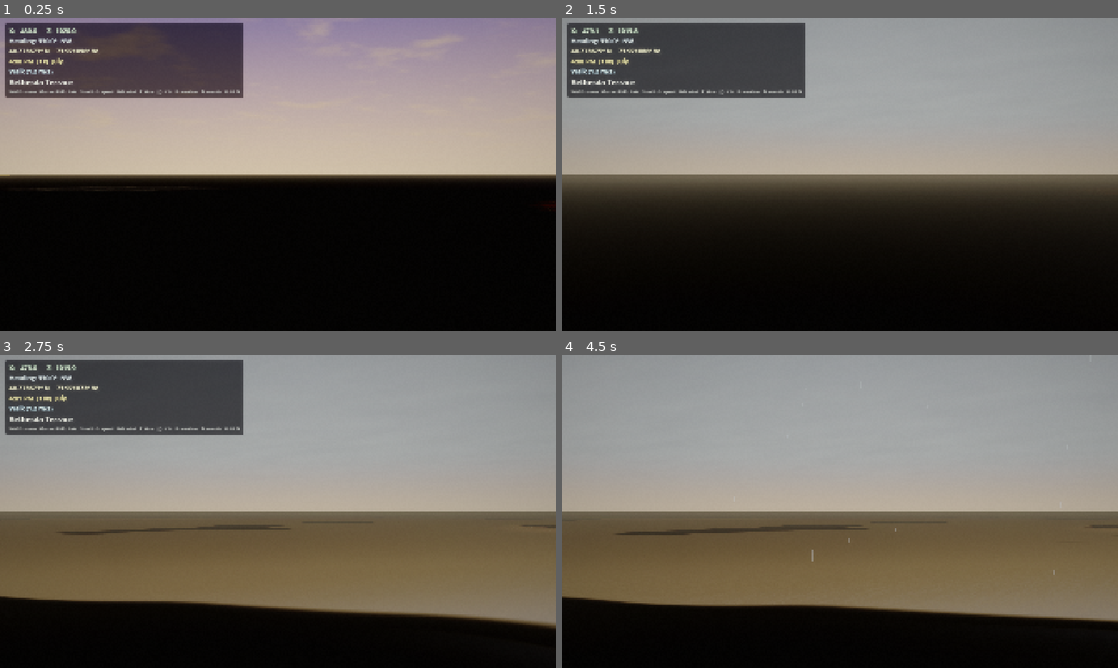
Above: before the commit, frames 1-4 (two rows, left to right).
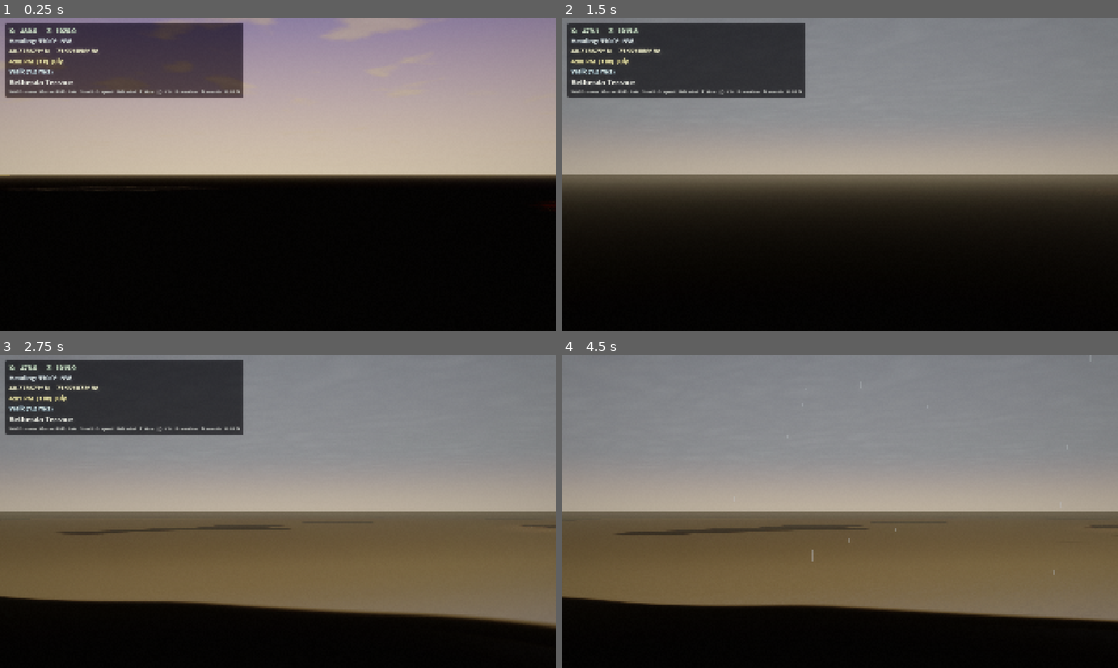
Above: after the commit, the same moments.

Repository: Central-Park-Walk/central-park-walk
Game: Godot game, scene res://main.tscn
Two runs of this game, one before a commit and one after it. Both use one fixed random seed, a clock stepped at 60 frames per second and the inputs below.
Inputs (mouse positions are in pixels of both pictures, inside the frame that each line leads up to):
- Up to frame 1 (0.25 s): no input
- Up to frame 2 (1.5 s): tap Enter at 0.5 s; move the mouse to (962, 158) at 0.52 s; hold D 0.53-1.28 s; tap T at 0.6 s; click (962, 158) at 0.67 s; tap Space at 1.25 s; move the mouse to (728, 190) at 1.27 s; hold S from 1.28 s (still down); tap P at 1.35 s
- Up to frame 3 (2.75 s): move the mouse to (333, 442) at 2.02 s; release S at 2.03 s; hold D from 2.03 s (still down); tap G at 2.1 s
- Up to frame 4 (4.5 s): move the mouse to (812, 574) at 2.77 s; release D at 2.78 s; hold W 2.78-3.53 s; tap H at 2.85 s; click (812, 574) at 2.92 s; move the mouse to (1006, 558) at 3.52 s; hold A from 3.53 s (still down); tap 9 at 3.6 s; move the mouse to (673, 464) at 4.27 s; tap 0 at 4.35 s

The runs differ from the first frame. In frame 1, 0.2% of the frame differs, in the area x 47-75%, y 0-5%; in frame 2, 12%; in frame 3, 12%; in frame 4, 18%, in the area x 0-100%, y 0-36%.

Commit message:
Cloud quality overhaul: billow + ridged noise for defined shapes
Replaced smooth FBM with two new noise types:
- Billow noise: abs(gradient_noise) creates sharp valleys that read
  as defined cumulus cloud edges instead of fuzzy blobs
- Ridged noise: inverted billow with self-modulation, creates towering
  peak structures like real cumulonimbus vertical development

Fair cumulus: billow+ridged mix with sharp threshold — distinct cloud
shapes with blue sky between, strong base/top contrast, silver linings.
Stratus: FBM+billow mix for layered overcast with visible thick/thin
variation, not flat uniform gray.
Cumulonimbus: ridged+billow+FBM for turbulent towering mass with very
dark bases (0.12), high self-shadow contrast, green-yellow tinge.

All types: stronger self-shadow (40-55%), wider contrast range,
sharper cloud/sky boundaries. Large-scale noise dominates (octave
falloff 0.45x not 0.5x) so individual cloud formations read clearly.

Co-Authored-By: Claude Opus 4.6 (1M context) <noreply@anthropic.com>

Diff:
--- a/shaders/cloud_sky.gdshader
+++ b/shaders/cloud_sky.gdshader
@@ -49,6 +49,32 @@
 		a *= 0.5;
 	}
 	return v * 0.5 + 0.5; // remap [-1,1] → [0,1]
+}
+// Billowy cloud noise: abs() of gradient noise creates sharp ridges
+// that look like cumulus cloud edges. More defined than standard FBM.
+float sky_billow(vec2 p, int oct) {
+	float v = 0.0, a = 0.6;
+	mat2 rot = mat2(vec2(0.80, 0.60), vec2(-0.60, 0.80));
+	for (int i = 0; i < oct; i++) {
+		v += a * abs(sky_gnoise(p));  // abs creates sharp valleys = cloud edges
+		p = rot * p * 2.0;
+		a *= 0.45;  // each octave contributes less — large shapes dominate
+	}
+	return v;
+}
+// Ridged noise: inverted billow, creates mountain-like peaks = towering cumulus
+float sky_ridged(vec2 p, int oct) {
+	float v = 0.0, a = 0.5, prev = 1.0;
+	mat2 rot = mat2(vec2(0.80, 0.60), vec2(-0.60, 0.80));
+	for (int i = 0; i < oct; i++) {
+		float n = 1.0 - abs(sky_gnoise(p));
+		n = n * n;  // sharpen ridges
+		v += a * n * prev;  // previous octave modulates — detail only in high areas
+		prev = n;
+		p = rot * p * 2.1;
+		a *= 0.5;
+	}
+	return v;
 }
 
 void sky() {
@@ -211,62 +237,72 @@
 		vec3 cloud_col = vec3(0.5);
 
 		if (cloud_type < 0.5) {
-			// --- FAIR WEATHER CUMULUS: fluffy individual clouds, blue sky between ---
-			float n_base = sky_fbm(cloud_uv * 2.5, 4);
-			float n_detail = sky_fbm(cloud_uv * 8.0 + vec2(3.7, 1.9), 3);
-			float n = n_base - n_detail * 0.30;
-			cloud_mask = smoothstep(1.0 - cloud_coverage - 0.05, 1.0 - cloud_coverage + 0.12, n);
+			// --- FAIR WEATHER CUMULUS: billowy defined clouds with blue gaps ---
+			// Billow noise creates sharp cloud edges like real cumulus
+			float n_shape = sky_billow(cloud_uv * 2.0, 5);
+			// Ridged noise adds towering vertical structure
+			float n_tower = sky_ridged(cloud_uv * 1.5 + vec2(7.3, 0.0), 4);
+			float n = n_shape * 0.65 + n_tower * 0.35;
+			// Sharp threshold — distinct cloud/sky boundary
+			float thresh = 1.0 - cloud_coverage;
+			cloud_mask = smoothstep(thresh - 0.02, thresh + 0.08, n);
 			cloud_mask *= cloud_density;
-			cloud_depth = smoothstep(1.0 - cloud_coverage + 0.05, 1.0 - cloud_coverage + 0.30, n);
-
-			// Bright white tops, soft gray bases
-			vec2 shadow_offset = LIGHT0_DIRECTION.xz * 0.04;
-			float n_shadow = sky_fbm((cloud_uv + shadow_offset) * 2.5, 3);
-			float self_shadow = smoothstep(0.4, 0.7, n_shadow) * 0.30;
-			cloud_col = mix(cloud_color_bottom, cloud_color_top,
-				sun_illum * 0.40 + 0.25 + cloud_depth * 0.30 - self_shadow);
-			// Silver lining on thin edges
+			cloud_depth = smoothstep(thresh + 0.05, thresh + 0.35, n);
+
+			// Bright white tops, defined gray bases
+			vec2 shadow_off = LIGHT0_DIRECTION.xz * 0.05;
+			float n_shadow = sky_billow((cloud_uv + shadow_off) * 2.0, 3);
+			float self_shadow = smoothstep(0.3, 0.65, n_shadow) * 0.40;
+			// Strong contrast: dark base to bright top
+			vec3 c_dark = cloud_color_bottom * 0.7;
+			vec3 c_bright = cloud_color_top * 1.1;
+			cloud_col = mix(c_dark, c_bright,
+				clamp(cloud_depth * 0.5 + sun_illum * 0.35 - self_shadow + 0.15, 0.0, 1.0));
+			// Silver lining: bright rim on thin backlit edges
 			float edge_thin = (1.0 - cloud_depth) * cloud_mask;
-			cloud_col += LIGHT0_COLOR * pow(max(sun_dot, 0.0), 4.0) * 0.4 * edge_thin;
+			cloud_col += LIGHT0_COLOR * pow(max(sun_dot, 0.0), 3.0) * 0.5 * edge_thin;
 
 		} else if (cloud_type < 1.5) {
-			// --- STRATUS: flat, layered, uniform overcast ---
-			// Stretched horizontally, less vertical definition
-			float n_strat = sky_fbm(cloud_uv * vec2(2.0, 4.0), 5);
-			float n_thin = sky_fbm(cloud_uv * vec2(5.0, 8.0) + vec2(11.3, 7.1), 3);
-			float n = n_strat * 0.7 + n_thin * 0.3;
-			// Stratus covers most of the sky — narrow threshold band
-			cloud_mask = smoothstep(1.0 - cloud_coverage - 0.15, 1.0 - cloud_coverage + 0.05, n);
+			// --- STRATUS: flat layered overcast with subtle variation ---
+			float n_base = sky_fbm(cloud_uv * vec2(1.5, 3.5), 5);
+			float n_thin = sky_billow(cloud_uv * vec2(4.0, 6.0) + vec2(11.3, 7.1), 3);
+			float n = n_base * 0.65 + n_thin * 0.35;
+			// Wide coverage band — overcast but with thin/thick variation
+			cloud_mask = smoothstep(1.0 - cloud_coverage - 0.12, 1.0 - cloud_coverage + 0.05, n);
 			cloud_mask *= cloud_density;
-			cloud_depth = cloud_mask * 0.6;  // relatively uniform thickness
-
-			// Gray, flat, low contrast — typical overcast
-			cloud_col = mix(vec3(0.42, 0.44, 0.48), vec3(0.62, 0.64, 0.68),
-				n_strat * 0.4 + sun_illum * 0.15);
-			// Slight variation — thin spots are brighter
-			cloud_col += vec3(0.08) * (1.0 - cloud_depth);
+			cloud_depth = smoothstep(1.0 - cloud_coverage, 1.0 - cloud_coverage + 0.25, n);
+
+			// Gray with visible variation — not flat uniform
+			vec3 strat_dark = vec3(0.38, 0.40, 0.44);
+			vec3 strat_light = vec3(0.62, 0.64, 0.68);
+			cloud_col = mix(strat_dark, strat_light,
+				(1.0 - cloud_depth) * 0.5 + n_thin * 0.3 + sun_illum * 0.12);
+			// Thinner patches show brighter sky through
+			cloud_col += vec3(0.10) * (1.0 - cloud_mask) * (1.0 - cloud_depth);
 
 		} else {
-			// --- CUMULONIMBUS: towering storm clouds, very dark bases ---
-			float n_base = sky_fbm(cloud_uv * 1.8, 5);
-			float n_turb = sky_fbm(cloud_uv * 6.0 + vec2(5.3, 9.1), 4);
-			float n_anvil = sky_fbm(cloud_uv * vec2(1.2, 3.0) + vec2(17.0, 3.0), 3);
-			// Turbulent, towering shape
-			float n = n_base * 0.6 + n_turb * 0.25 + n_anvil * 0.15;
-			cloud_mask = smoothstep(1.0 - cloud_coverage - 0.10, 1.0 - cloud_coverage + 0.08, n);
+			// --- CUMULONIMBUS: towering dark storm with dramatic structure ---
+			float n_tower = sky_ridged(cloud_uv * 1.2, 5);
+			float n_turb = sky_billow(cloud_uv * 4.0 + vec2(5.3, 9.1), 4);
+			float n_anvil = sky_fbm(cloud_uv * vec2(0.8, 2.5) + vec2(17.0, 3.0), 4);
+			// Turbulent towering mass with anvil spread
+			float n = n_tower * 0.45 + n_turb * 0.30 + n_anvil * 0.25;
+			float thresh = 1.0 - cloud_coverage;
+			cloud_mask = smoothstep(thresh - 0.08, thresh + 0.05, n);
 			cloud_mask *= cloud_density;
-			cloud_depth = smoothstep(1.0 - cloud_coverage, 1.0 - cloud_coverage + 0.40, n);
-
-			// Very dark bases, bright anvil tops
-			vec2 shadow_offset = LIGHT0_DIRECTION.xz * 0.06;
-			float n_shadow = sky_fbm((cloud_uv + shadow_offset) * 2.0, 4);
-			float self_shadow = smoothstep(0.3, 0.65, n_shadow) * 0.50;
-			vec3 storm_dark = vec3(0.18, 0.18, 0.22);   // near-black storm base
-			vec3 storm_bright = vec3(0.55, 0.55, 0.60);  // bright anvil top
-			cloud_col = mix(storm_dark, storm_bright,
-				cloud_depth * 0.5 + sun_illum * 0.15 - self_shadow);
-			// Green-yellow tinge in severe storms
-			cloud_col += vec3(-0.02, 0.02, -0.03) * cloud_depth;
+			cloud_depth = smoothstep(thresh, thresh + 0.40, n);
+
+			// Very dark bases, bright anvil tops — high contrast
+			vec2 shadow_off = LIGHT0_DIRECTION.xz * 0.07;
+			float n_shadow = sky_ridged((cloud_uv + shadow_off) * 1.5, 4);
+			float self_shadow = smoothstep(0.25, 0.6, n_shadow) * 0.55;
+			vec3 storm_dark = vec3(0.12, 0.12, 0.16);   // very dark storm base
+			vec3 storm_mid = vec3(0.30, 0.30, 0.35);     // mid-cloud
+			vec3 storm_bright = vec3(0.52, 0.52, 0.58);  // anvil top
+			float vert = clamp(cloud_depth * 0.6 - self_shadow + sun_illum * 0.1, 0.0, 1.0);
+			cloud_col = mix(storm_dark, mix(storm_mid, storm_bright, vert), vert);
+			// Green-yellow tinge in severe storms (real meteorological phenomenon)
+			cloud_col += vec3(-0.02, 0.03, -0.04) * cloud_depth;
 		}
 
 		// --- Common cloud effects (all types) ---
